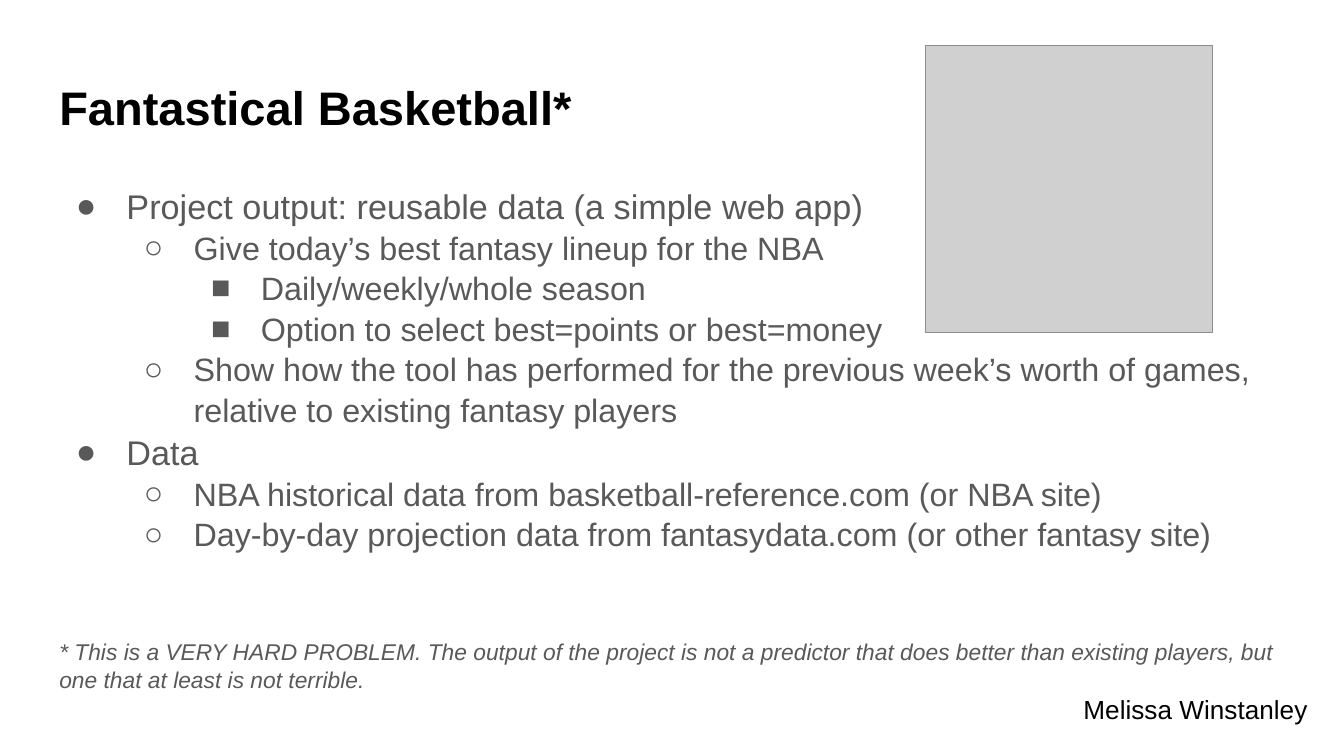
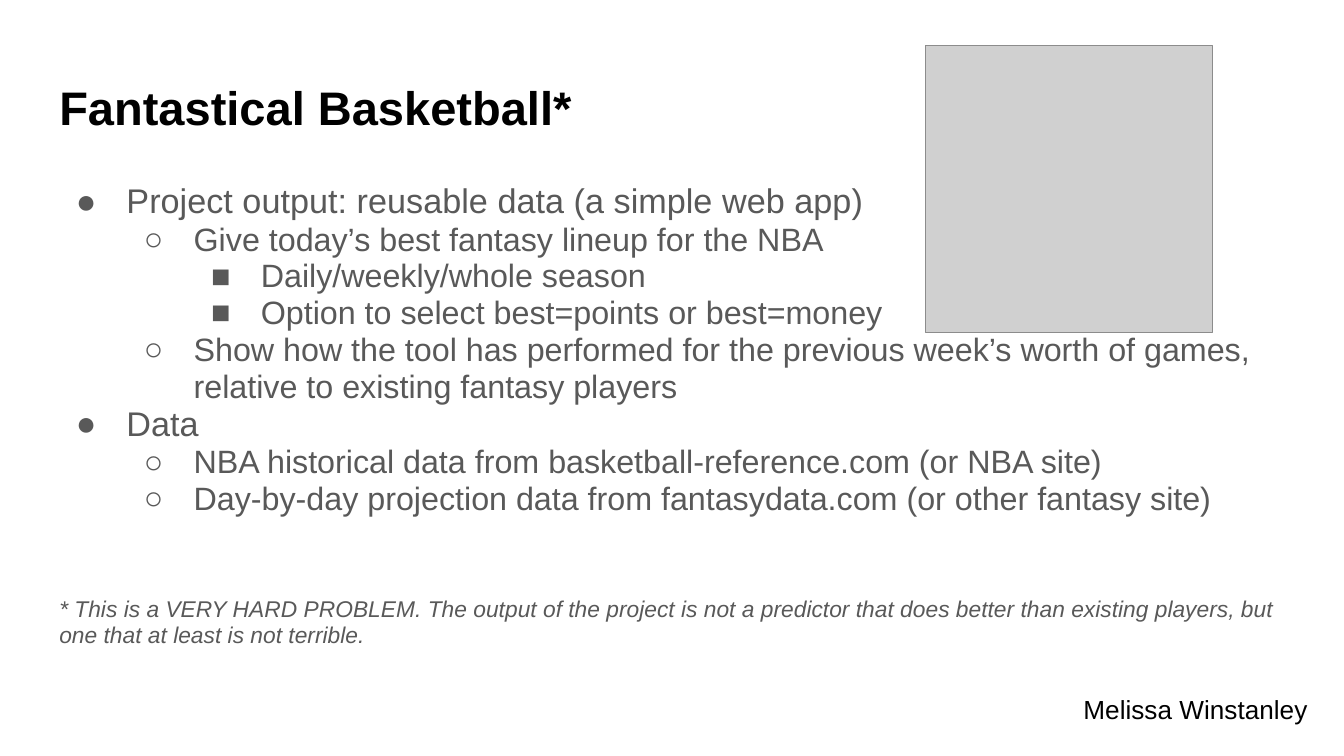
Before and after one commit to UWDATA515/lecture-materials, a slide deck: slide 23 of 03/04__Project.pptx (slide 22 before the commit). Drawn at 1344x756 pixels with LibreOffice and Linux fonts; fonts in the diff are those of the drawing; grey boxes stand for pictures; background and template pictures are left out. Boxes give left, top, right and bottom in pixels: in the first picture for what was removed or moved away, otherwise in the second. Text is boxed around its words. In the diff, an @@ line names an element or a change of style, - is before the commit and + after.

```diff
--- a/03/04__Project.pptx
+++ b/03/04__Project.pptx
@@ text "Project output: reusable data (a ..." at <box>59,188,1273,643</box>: line spacing 1.05 to 0.95 @@
```
Also in this commit, not shown: 5 other slides changed, 1 slide added, 3 other files.
